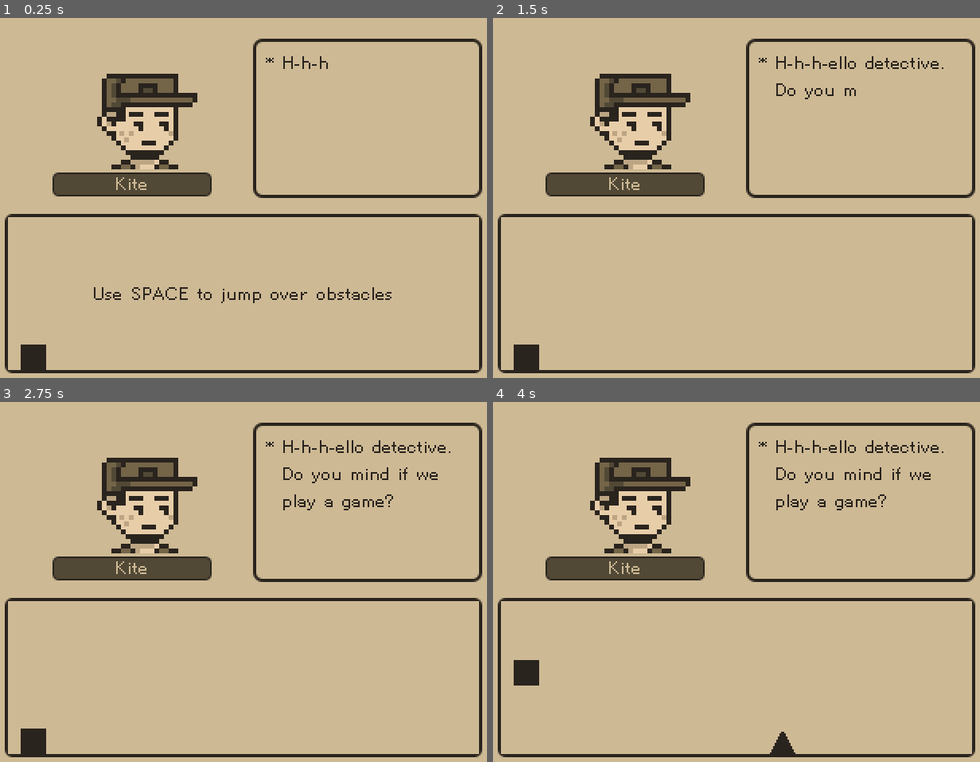
Above: before the commit, frames 1-4 (two rows, left to right).
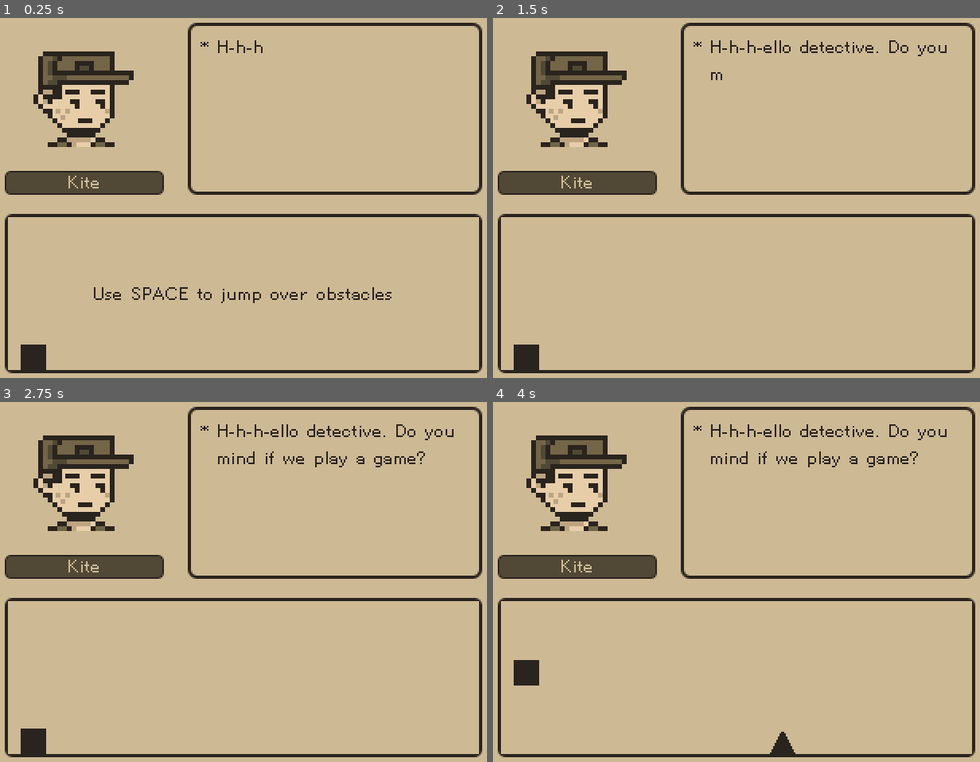
Above: after the commit, the same moments.

Repository: hkattt/game-off-2024
Game: Godot game, scene res://scenes/screens/game.tscn
Two runs of this game, one before a commit and one after it. Both use one fixed random seed, a clock stepped at 60 frames per second and the inputs below. This scene is started directly instead of the project's main scene. Sound files missing from this copy of the repository are replaced by a short silence.
Inputs:
- Up to frame 1 (0.25 s): no input
- Up to frame 2 (1.5 s): tap Enter (ui_accept) at 0.5, 0.77 s; hold Right (ui_right) from 0.53 s (still down)
- Up to frame 3 (2.75 s): tap Enter (ui_accept) at 1.52 s; release Right (ui_right) at 2.03 s; hold Left (ui_left) from 2.03 s (still down)
- Up to frame 4 (4 s): release Left (ui_left) at 2.78 s; hold Right (ui_right) from 2.78 s (still down); tap Enter (ui_accept) at 3.02, 3.77 s

The runs differ from the first frame. In frame 1, 11% of the frame differs, in the area x 0-100%, y 1-50%; in frame 2, 12%; in frame 3, 12%; in frame 4, 12%.

Commit message:
Added chief. Fixed charater alignment in interview

Diff:
--- /dev/null
+++ b/game-off-2024/scenes/chief.tscn
@@ -0,0 +1,7 @@
+[gd_scene load_steps=2 format=3 uid="uid://c50veuqrn6ufg"]
+
+[ext_resource type="Texture2D" uid="uid://dtjhknaf21m3p" path="res://assets/chief.png" id="1_6c7cm"]
+
+[node name="Chief" type="Sprite2D"]
+texture_filter = 1
+texture = ExtResource("1_6c7cm")
--- a/game-off-2024/scenes/minigames/chef/chef.tscn
+++ b/game-off-2024/scenes/minigames/chef/chef.tscn
@@ -4,4 +4,5 @@
 
 [node name="Chef" type="Sprite2D"]
 texture_filter = 3
+position = Vector2(32, 32)
 texture = ExtResource("1_xdn5l")
--- a/game-off-2024/scenes/minigames/child/child.tscn
+++ b/game-off-2024/scenes/minigames/child/child.tscn
@@ -4,4 +4,5 @@
 
 [node name="Child" type="Sprite2D"]
 texture_filter = 1
+position = Vector2(32, 32)
 texture = ExtResource("1_brup8")
--- a/game-off-2024/scenes/minigames/computer_scientist/computer_scientist.tscn
+++ b/game-off-2024/scenes/minigames/computer_scientist/computer_scientist.tscn
@@ -4,4 +4,5 @@
 
 [node name="ComputerScientist" type="Sprite2D"]
 texture_filter = 1
+position = Vector2(32, 32)
 texture = ExtResource("2_13xid")
--- a/game-off-2024/scenes/minigames/doctor/doctor.tscn
+++ b/game-off-2024/scenes/minigames/doctor/doctor.tscn
@@ -4,4 +4,5 @@
 
 [node name="Doctor" type="Sprite2D"]
 texture_filter = 1
+position = Vector2(32, 32)
 texture = ExtResource("1_78vjn")
--- a/game-off-2024/scenes/screens/interview.tscn
+++ b/game-off-2024/scenes/screens/interview.tscn
@@ -38,12 +38,32 @@
 size = Vector2i(296, 96)
 render_target_update_mode = 4
 
-[node name="TextBox" parent="." instance=ExtResource("2_qk33r")]
-offset_left = 158.0
-offset_right = 318.0
+[node name="MarginContainer" type="MarginContainer" parent="."]
+offset_right = 320.0
+offset_bottom = 128.0
+theme_override_constants/margin_left = 10
+theme_override_constants/margin_top = 10
+theme_override_constants/margin_right = 10
+theme_override_constants/margin_bottom = 10
 
-[node name="CharacterName" parent="." instance=ExtResource("3_ognsj")]
-offset_left = 40.0
-offset_top = 104.0
-offset_right = 140.0
-offset_bottom = 119.0
+[node name="HBoxContainer" type="HBoxContainer" parent="MarginContainer"]
+layout_mode = 2
+theme_override_constants/separation = 15
+
+[node name="VBoxContainer" type="VBoxContainer" parent="MarginContainer/HBoxContainer"]
+layout_mode = 2
+size_flags_vertical = 8
+theme_override_constants/separation = 15
+
+[node name="CenterContainer" type="CenterContainer" parent="MarginContainer/HBoxContainer/VBoxContainer"]
+custom_minimum_size = Vector2(64, 64)
+layout_mode = 2
+size_flags_horizontal = 4
+size_flags_vertical = 0
+
+[node name="CharacterName" parent="MarginContainer/HBoxContainer/VBoxContainer" instance=ExtResource("3_ognsj")]
+layout_mode = 2
+size_flags_vertical = 2
+
+[node name="TextBox" parent="MarginContainer/HBoxContainer" instance=ExtResource("2_qk33r")]
+layout_mode = 2
--- a/game-off-2024/scenes/screens/story.tscn
+++ b/game-off-2024/scenes/screens/story.tscn
@@ -3,7 +3,7 @@
 [ext_resource type="Script" path="res://scripts/screens/story.gd" id="1_ls0p2"]
 [ext_resource type="PackedScene" uid="uid://dxuo3kk60cdkk" path="res://scenes/ui/text_box.tscn" id="2_an1l8"]
 [ext_resource type="FontFile" uid="uid://dq4pyxfiswi2f" path="res://assets/font/HelvetiPixel.ttf" id="3_w8y6o"]
-[ext_resource type="PackedScene" uid="uid://dc06uwosttc8y" path="res://scenes/minigames/child/child.tscn" id="4_rui8d"]
+[ext_resource type="PackedScene" uid="uid://c50veuqrn6ufg" path="res://scenes/chief.tscn" id="4_lqfed"]
 
 [sub_resource type="StyleBoxFlat" id="StyleBoxFlat_wsic3"]
 bg_color = Color(0.741176, 0.647059, 0.513726, 1)
@@ -70,7 +70,7 @@
 offset_right = 319.0
 offset_bottom = 180.0
 
-[node name="Child" parent="." instance=ExtResource("4_rui8d")]
-position = Vector2(65, 111)
+[node name="Chief" parent="." instance=ExtResource("4_lqfed")]
+position = Vector2(57, 109)
 
 [connection signal="button_up" from="NextButton" to="." method="_on_next_button_button_up"]
--- a/game-off-2024/scenes/ui/name_tag.tscn
+++ b/game-off-2024/scenes/ui/name_tag.tscn
@@ -17,6 +17,7 @@
 
 [node name="NameTag" type="Panel"]
 texture_filter = 1
+custom_minimum_size = Vector2(100, 15)
 offset_right = 100.0
 offset_bottom = 15.0
 theme_override_styles/panel = SubResource("StyleBoxFlat_vbnwk")
@@ -24,9 +25,11 @@
 
 [node name="CharacterName" type="Label" parent="."]
 texture_filter = 3
+layout_mode = 0
 offset_right = 100.0
 offset_bottom = 15.0
 theme_override_colors/font_color = Color(0.803922, 0.72549, 0.580392, 1)
 theme_override_fonts/font = ExtResource("1_8p12o")
 text = "Character Name"
 horizontal_alignment = 1
+vertical_alignment = 1
--- a/game-off-2024/scenes/ui/text_box.tscn
+++ b/game-off-2024/scenes/ui/text_box.tscn
@@ -16,12 +16,15 @@
 corner_radius_bottom_left = 5
 
 [node name="TextBoxContainer" type="MarginContainer"]
+custom_minimum_size = Vector2(100, 100)
 offset_right = 160.0
 offset_bottom = 140.0
-theme_override_constants/margin_left = 8
-theme_override_constants/margin_top = 20
-theme_override_constants/margin_right = 8
-theme_override_constants/margin_bottom = 20
+size_flags_horizontal = 3
+size_flags_vertical = 3
+theme_override_constants/margin_left = 0
+theme_override_constants/margin_top = 0
+theme_override_constants/margin_right = 0
+theme_override_constants/margin_bottom = 0
 script = ExtResource("1_t46qd")
 
 [node name="Panel" type="Panel" parent="."]
--- a/game-off-2024/scripts/screens/interview.gd
+++ b/game-off-2024/scripts/screens/interview.gd
@@ -2,9 +2,10 @@
 
 signal interview_finished
 
-@onready var text_box: MarginContainer      = $TextBox
-@onready var character_name: Panel          = $CharacterName
-@onready var minigame_viewport: SubViewport = $MinigamePanel/SubViewportContainer/SubViewport
+@onready var text_box: MarginContainer         = $MarginContainer/HBoxContainer/TextBox
+@onready var centre_container: CenterContainer = $MarginContainer/HBoxContainer/VBoxContainer/CenterContainer
+@onready var character_name: Panel             = $MarginContainer/HBoxContainer/VBoxContainer/CharacterName
+@onready var minigame_viewport: SubViewport    = $MinigamePanel/SubViewportContainer/SubViewport
 
 const Minigame = preload("res://scripts/minigames/minigame.gd")
 
@@ -67,9 +68,9 @@
 	# Rename the node
 	character.name = "Character"
 	# Position the character
-	character.position = Vector2(100.0, 70.0)
+	# character.position = Vector2(100.0, 70.0)
 	# Add the character as a child node
-	add_child(character)
+	centre_container.add_child(character)
 
 func set_minigame(minigame_scene_path: String):
 	# Load the minigame scene
Binary file added: game-off-2024/assets/chief.png
Not shown, added: game-off-2024/assets/chief.png.import
